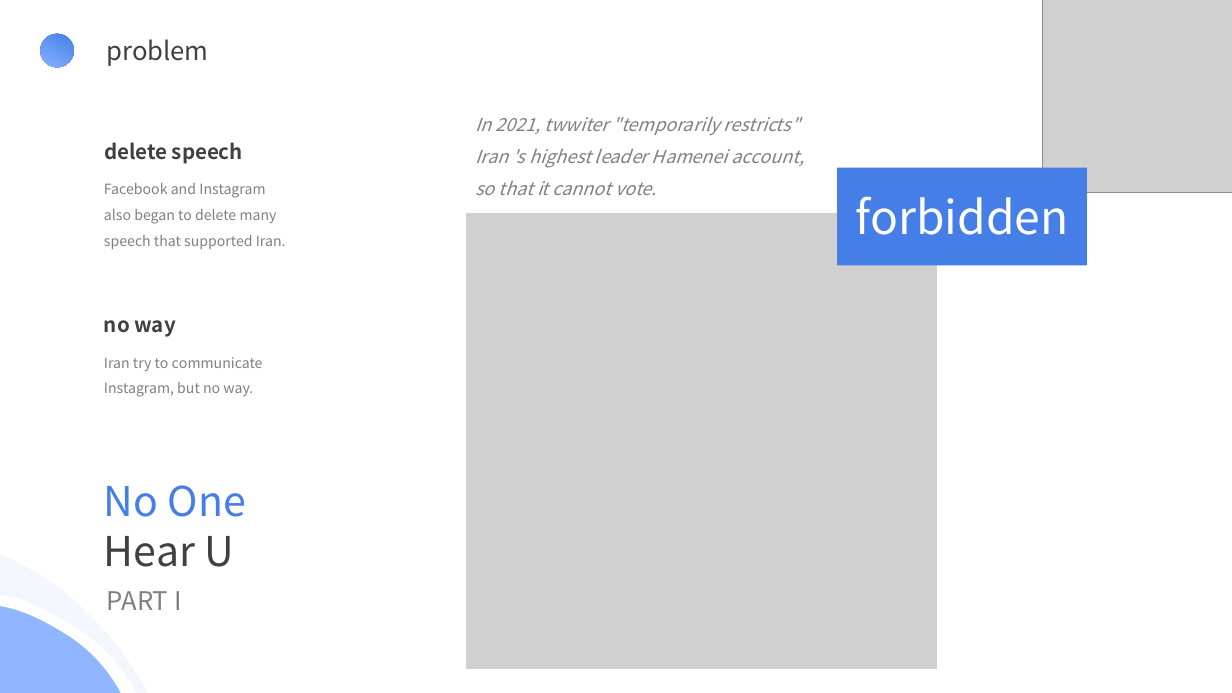
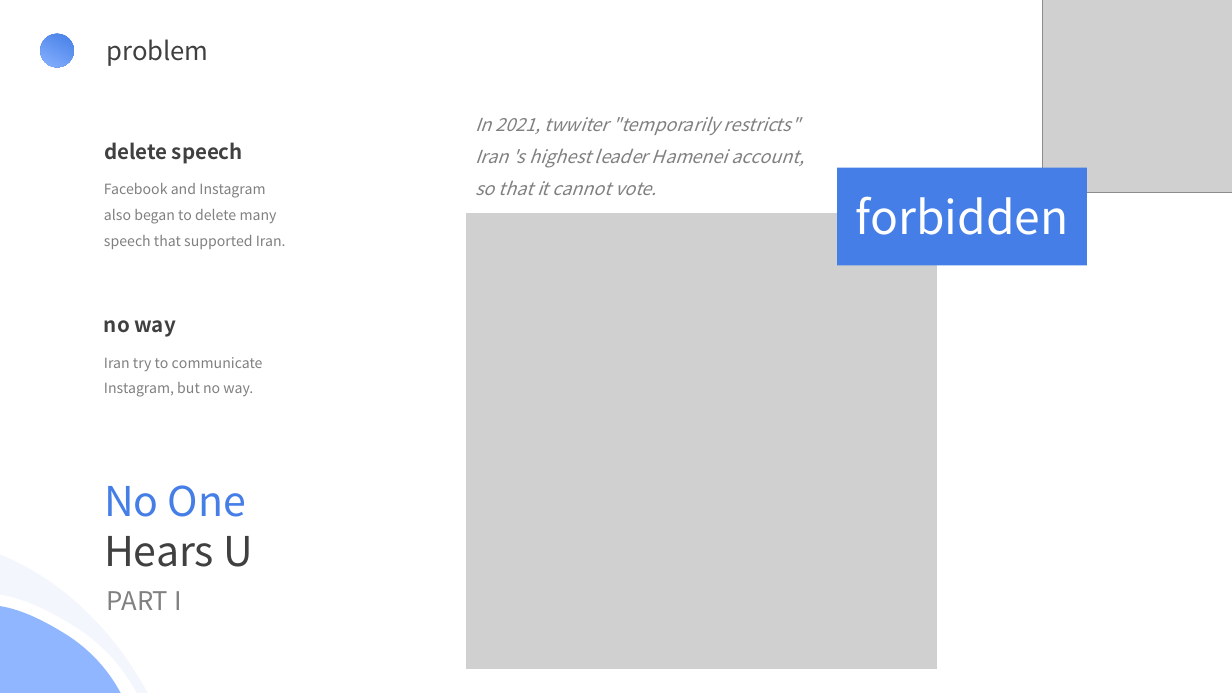
Before and after one commit to MetapoLabs/metapo-docs, a slide deck: slide 3 of Metapo.pptx. Drawn at 1232x693 pixels with LibreOffice and Linux fonts; fonts in the diff are those of the drawing; grey boxes stand for pictures. Boxes give left, top, right and bottom in pixels: in the first picture for what was removed or moved away, otherwise in the second. Text is boxed around its words. In the diff, an @@ line names an element or a change of style, - is before the commit and + after.

```diff
--- a/Metapo.pptx
+++ b/Metapo.pptx
@@ text at (x1=104, y1=536, x2=253, y2=567): text changed @@
-Hear U
+Hears U
```
Also in this commit, not shown: 10 other slides changed.
